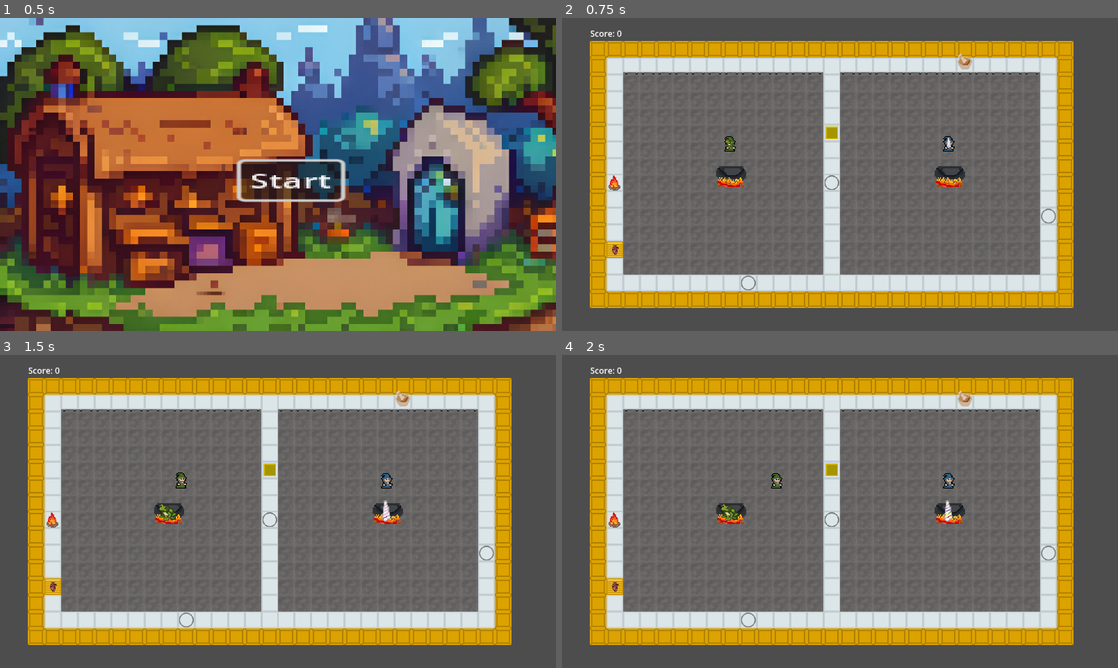
Above: before the commit, frames 1-4 (two rows, left to right).
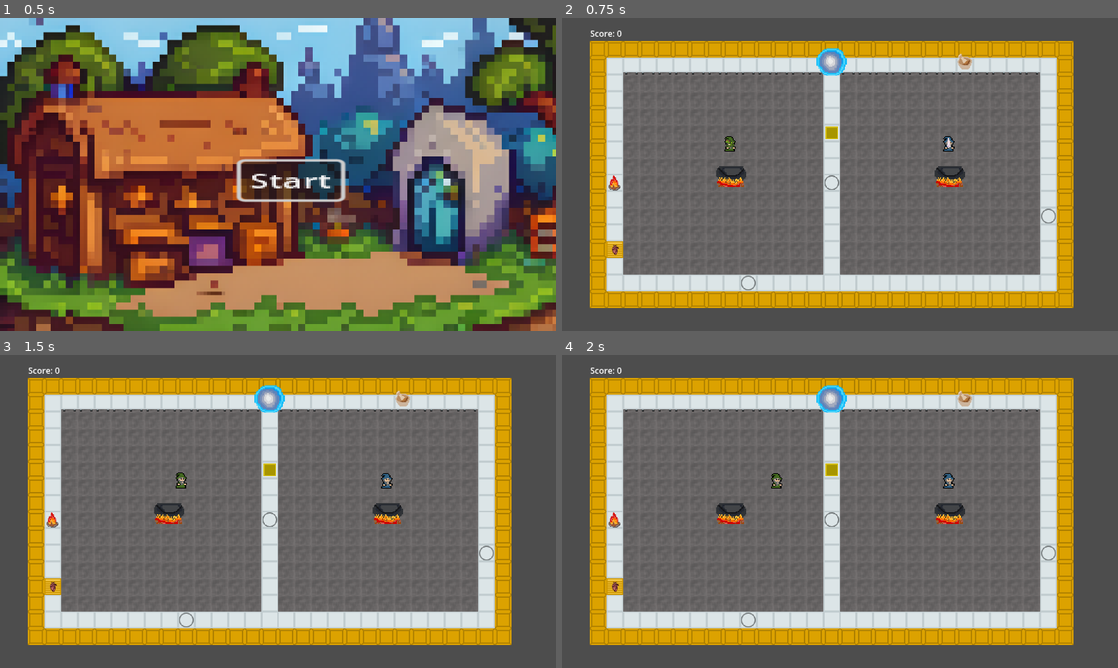
Above: after the commit, the same moments.

Repository: noriakisana/frankengamejam-2023
Game: Godot game, scene res://mainmenu/mainmenu.tscn
The game is run twice, just before and just after one commit, with the same random seed, the same clock (stepped at 60 frames per second) and the same inputs.
Inputs:
- Up to frame 1 (0.5 s): no input
- Up to frame 2 (0.75 s): click "Start" at 0.5 s
- Up to frame 3 (1.5 s): tap Enter (interact_p2) at 1.25 s; hold D (walk_right_p1) from 1.28 s (still down); tap E (interact_p1) at 1.35 s
- Up to frame 4 (2 s): keep holding D (walk_right_p1)

Frame 1 is identical in both runs. In frame 2, 0.4% of the frame differs, in the area x 45-52%, y 9-19%; in frame 3, 0.5%, in the area x 28-71%, y 9-54%; in frame 4, 0.5%.

Commit message:
score increases when potion is submitted

Diff:
--- a/equipment/caldron_on_fire/caldron_on_fire.gd
+++ b/equipment/caldron_on_fire/caldron_on_fire.gd
@@ -26,9 +26,7 @@
 	$ProgressBar.visible = true
 	$ProcessTimer.wait_time = processing_time
 	$ProcessTimer.start()
-	#print("jaaa?")
 	$AnimationPlayer.play("caldron_on_fire_animation")
-	#print("nein?")
 
 func start_processing():
 
@@ -41,12 +39,10 @@
 		process_potion()
 
 func _on_process_timer_timeout():
-	if placed_useable.type == Ingredient.Type.HEART:
 		placed_useable = load("res://traenke/trank_green/green_potion.tres")
-
-		useable_node.queue_free()
 		useable_node = placed_useable.get_scene()
 		useable_node.scale = Vector2(0.7, 0.7)
 		add_child(useable_node)
 		is_processing = false
+		$ProgressBar.visible = false
 		$AnimationPlayer.stop()
--- a/equipment/equipment.gd
+++ b/equipment/equipment.gd
@@ -59,6 +59,8 @@
 		if placed_useable and !((self.get_name() == "CaldronLeft" or self.get_name() == "CaldronRight") and self.recipe.size() != self.ingredients.size()): # there is a placed usable
 			var success = player.receive_useable(placed_useable)
 			if success: # player can pickup useable
+				if self.get_name() == "CaldronLeft" or self.get_name() == "CaldronRight":
+					self.ingredients.clear()
 				useable_node.queue_free()
 				placed_useable = null
 		else: # the equipment is free
@@ -72,6 +74,8 @@
 				add_child(useable_node)
 				if self.get_name() == "CaldronLeft" or self.get_name() == "CaldronRight":
 					self.ingredients.append(useable.type)
+					useable_node.queue_free()
+					placed_useable = null
 				start_processing()
 
 func is_compatible(useable : Useable):
--- /dev/null
+++ b/equipment/portal/portal.gd
@@ -0,0 +1,43 @@
+extends Equipment
+
+#var label : Label = get_tree().get_first_node_in_group("label");
+# Called when the node enters the scene tree for the first time.
+func _ready():
+	super()
+	$ProgressBar.visible = false
+
+
+
+func is_compatible(useable : Useable):
+	return useable is Potion
+
+func start_processing():
+	get_tree().get_nodes_in_group("label")[0].increaseScore(1)
+	useable_node.queue_free()
+	placed_useable = null
+	#is_processing = true
+	#$ProgressBar.visible = true
+	#$ProcessTimer.wait_time = processing_time
+	#$ProcessTimer.start()
+	#$AnimationPlayer.play("mortar_animation")
+
+#func _on_process_timer_timeout():
+#	$ProgressBar.visible = false
+#	if placed_useable.type == Ingredient.Type.UNICORN:
+#		placed_useable = load("res://ingredients/grinded_unicorn/grinded_unicorn.tres")
+#		useable_node.queue_free()
+#		useable_node = placed_useable.get_scene()
+#		useable_node.scale = Vector2(0.7, 0.7)
+#		add_child(useable_node)
+#		is_processing = false
+#		$AnimationPlayer.stop()
+#		self.set_frame(0)
+
+"""
+func startAnimation():
+	$AnimationPlayer.start("mortar_animation")
+
+func stopAnimation():
+	$AnimationPlayer.stop()
+	self.set_frame(0)
+"""
--- /dev/null
+++ b/equipment/portal/portal.tscn
@@ -0,0 +1,60 @@
+[gd_scene load_steps=6 format=3 uid="uid://cs5xf0xnx3rqd"]
+
+[ext_resource type="Texture2D" uid="uid://bksoottguedoq" path="res://equipment/portal/portal.png" id="1_idji4"]
+[ext_resource type="Script" path="res://equipment/portal/portal.gd" id="2_d1ut8"]
+
+[sub_resource type="AtlasTexture" id="AtlasTexture_7mo3f"]
+atlas = ExtResource("1_idji4")
+region = Rect2(96, 0, 32, 32)
+margin = Rect2(0, 23, 0, 256)
+
+[sub_resource type="Animation" id="Animation_p20os"]
+resource_name = "mortar_animation"
+loop_mode = 2
+tracks/0/type = "value"
+tracks/0/imported = false
+tracks/0/enabled = true
+tracks/0/path = NodePath(".:frame")
+tracks/0/interp = 1
+tracks/0/loop_wrap = true
+tracks/0/keys = {
+"times": PackedFloat32Array(0, 0.1, 0.2, 0.3, 0.4, 0.5, 0.6, 0.7, 0.8, 0.9),
+"transitions": PackedFloat32Array(1, 1, 1, 1, 1, 1, 1, 1, 1, 1),
+"update": 1,
+"values": [1, 2, 3, 4, 5, 6, 7, 8, 9, 10]
+}
+
+[sub_resource type="AnimationLibrary" id="AnimationLibrary_0f7xv"]
+_data = {
+"mortar_animation": SubResource("Animation_p20os")
+}
+
+[node name="Portal" type="Sprite2D"]
+texture = SubResource("AtlasTexture_7mo3f")
+vframes = 11
+frame = 1
+script = ExtResource("2_d1ut8")
+
+[node name="AnimationPlayer" type="AnimationPlayer" parent="."]
+libraries = {
+"": SubResource("AnimationLibrary_0f7xv")
+}
+
+[node name="ProgressBar" type="ColorRect" parent="."]
+anchors_preset = 8
+anchor_left = 0.5
+anchor_top = 0.5
+anchor_right = 0.5
+anchor_bottom = 0.5
+offset_left = -36.0
+offset_top = -38.0
+offset_right = 4.0
+offset_bottom = -33.0
+grow_horizontal = 2
+grow_vertical = 2
+color = Color(0, 0.862745, 0.862745, 1)
+
+[node name="ProcessTimer" type="Timer" parent="."]
+one_shot = true
+
+[connection signal="timeout" from="ProcessTimer" to="." method="_on_process_timer_timeout"]
--- a/ingredients/dragonheartslices/dragonheart_slices.tres
+++ b/ingredients/dragonheartslices/dragonheart_slices.tres
@@ -4,4 +4,4 @@
 
 [resource]
 script = ExtResource("1_6jnlj")
-type = 7
+type = 6
--- a/main.tscn
+++ b/main.tscn
@@ -13,6 +13,7 @@
 [ext_resource type="PackedScene" uid="uid://djphhge7lb61q" path="res://equipment/mortar/mortar.tscn" id="11_s1vc2"]
 [ext_resource type="PackedScene" uid="uid://dwbtiapktvd17" path="res://equipment/caldron_on_fire/caldron_on_fire.tscn" id="12_y8u6k"]
 [ext_resource type="Script" path="res://score.gd" id="13_dmlrm"]
+[ext_resource type="PackedScene" uid="uid://cs5xf0xnx3rqd" path="res://equipment/portal/portal.tscn" id="13_oyv04"]
 
 [sub_resource type="TileSetAtlasSource" id="TileSetAtlasSource_0v1r0"]
 texture = ExtResource("1_l7bjk")
@@ -107,7 +108,12 @@
 position = Vector2(210, 0)
 scale = Vector2(2, 2)
 
-[node name="Label" type="Label" parent="."]
+[node name="Portal" parent="Equipments" instance=ExtResource("13_oyv04")]
+position = Vector2(-17, -216)
+scale = Vector2(2, 2)
+interaction_distance = 64.0
+
+[node name="Label" type="Label" parent="." groups=["label"]]
 offset_left = -479.0
 offset_top = -282.0
 offset_right = -342.0
Not shown: 1 places in equipment/bin/bin.tscn that only renumber resources
Binary file added: equipment/portal/portal.png
Not shown: 1 places in main.tscn that only renumber resources
